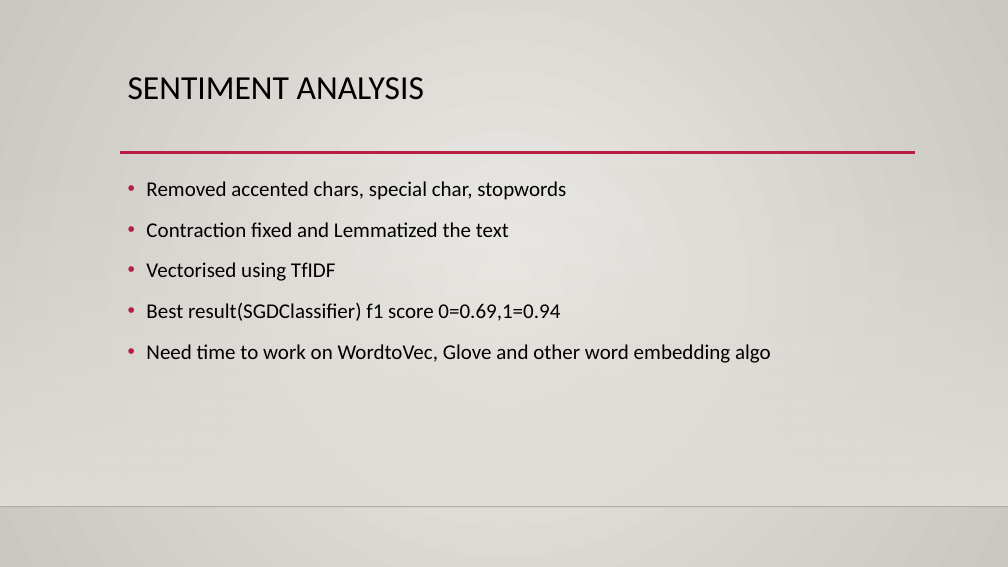
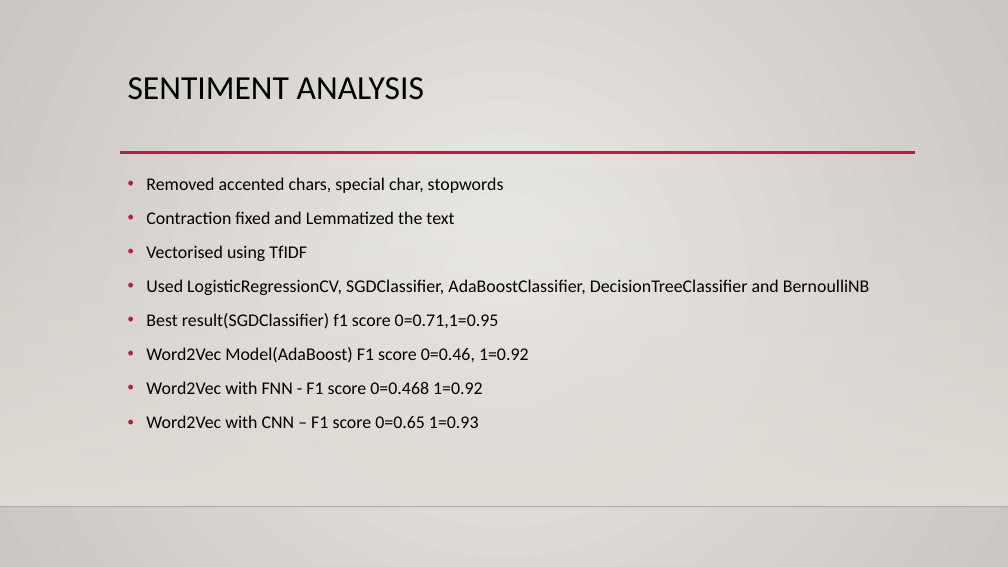
Before and after one commit to AnishKanth/Hackathon, a slide deck: slide 3 of Hackathon.pptx. Drawn at 1008x567 pixels with LibreOffice and Linux fonts; fonts in the diff are those of the drawing; background and template pictures are left out. Boxes give left, top, right and bottom in pixels: in the first picture for what was removed or moved away, otherwise in the second. Text is boxed around its words. In the diff, an @@ line names an element or a change of style, - is before the commit and + after.

Commit message:
sentimental analysis

```diff
--- a/Hackathon.pptx
+++ b/Hackathon.pptx
@@ text at [146, 177, 504, 261]: size 20 to 17 pt in "Removed accented chars, special char, stopwords", "Contraction fixed and Lemmatized the text", "Vectorised using TfIDF"; line spacing 1.2 to 1.1 @@
@@ text at [146, 279, 870, 428]: text changed; size 20 to 17 pt @@
-• Best result(SGDClassifier) f1 score 0=0.69,1=0.94
-• Need time to work on WordtoVec, Glove and other word embedding algo
+• Used LogisticRegressionCV, SGDClassifier, AdaBoostClassifier, DecisionTreeClassifier and BernoulliNB
+• Best result(SGDClassifier) f1 score 0=0.71,1=0.95
+• Word2Vec Model(AdaBoost) F1 score 0=0.46, 1=0.92
+• Word2Vec with FNN - F1 score 0=0.468 1=0.92
+• Word2Vec with CNN – F1 score 0=0.65 1=0.93
```
Also in this commit, not shown: 1 other slide changed, 1 slide added, 1 slide removed, 2 other files.
